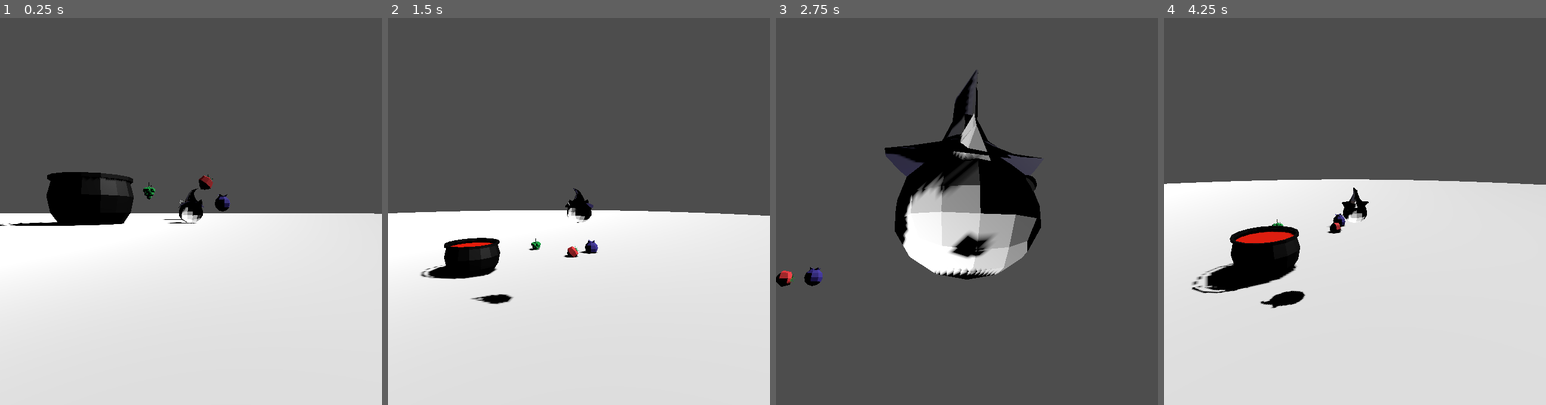
Above: before the commit, frames 1-4 (left to right).
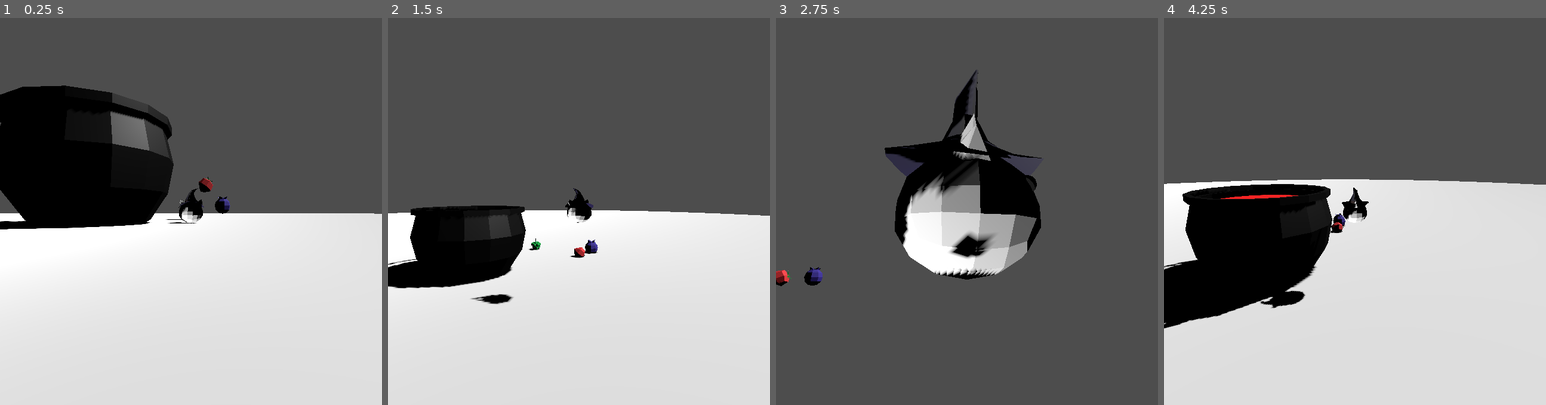
Above: after the commit, the same moments.

Repository: XMNNguyen/Godot-Wild-Jam-92
Game: Godot game, scene res://Scenes/main.tscn
The game is run twice, just before and just after one commit, with the same random seed, the same clock (stepped at 60 frames per second) and the same inputs.
Inputs (mouse positions are in pixels of both pictures, inside the frame that each line leads up to):
- Up to frame 1 (0.25 s): no input
- Up to frame 2 (1.5 s): move the mouse to (663, 192) at 0.52 s; hold D (move_right) 0.53-1.28 s; click (663, 192) at 0.6 s; tap Space (jump) at 0.77 s; move the mouse to (502, 230) at 1.27 s; hold S (move_down) from 1.28 s (still down); tap Shift (dash) at 1.35 s
- Up to frame 3 (2.75 s): tap Space (jump) at 1.52 s; click (890, 230) at 1.55 s; move the mouse to (1005, 126) at 2.02 s; release S (move_down) at 2.03 s; hold D (move_right) from 2.03 s (still down); click (1005, 126) at 2.1 s
- Up to frame 4 (4.25 s): move the mouse to (1335, 288) at 2.77 s; release D (move_right) at 2.78 s; hold W (move_up) 2.78-3.53 s; click (1335, 288) at 2.85 s; tap Space (jump) at 3.02, 3.77 s; move the mouse to (1469, 269) at 3.52 s; hold A (move_left) from 3.53 s (still down); tap Shift (dash) at 3.6 s; click (1469, 269) at 3.8 s

The runs differ from the first frame. In frame 1, 11% of the frame differs, in the area x 0-61%, y 17-55%; in frame 2, 4.9%; in frame 3, 0.1%; in frame 4, 9.3%.

Commit message:
fixed fruit throwing and color mixing

Diff:
--- a/godot-wild-jam-92/Scenes/Fruits/blueberry.tscn
+++ b/godot-wild-jam-92/Scenes/Fruits/blueberry.tscn
@@ -10,6 +10,7 @@
 collision_layer = 4
 collision_mask = 7
 script = ExtResource("1_ar2up")
+COLOR = Color(0, 0, 1, 1)
 FRUIT_NAME = "blueberry"
 metadata/_custom_type_script = "uid://qx3v4sr31i0s"
 
--- a/godot-wild-jam-92/Scenes/cauldron.tscn
+++ b/godot-wild-jam-92/Scenes/cauldron.tscn
@@ -27,3 +27,5 @@
 [node name="CollisionShape3D" type="CollisionShape3D" parent="Pot_Insert" unique_id=1467875517]
 transform = Transform3D(1, 0, 0, 0, 1, 0, 0, 0, 1, 0, 0.4044543, 0)
 shape = SubResource("CylinderShape3D_r1an6")
+
+[connection signal="body_entered" from="Pot_Insert" to="." method="_on_pot_insert_body_entered"]
--- a/godot-wild-jam-92/Scenes/level.tscn
+++ b/godot-wild-jam-92/Scenes/level.tscn
@@ -1,4 +1,7 @@
 [gd_scene format=3 uid="uid://bymv4u4xnm543"]
+
+[sub_resource type="PhysicsMaterial" id="PhysicsMaterial_51e2h"]
+rough = true
 
 [sub_resource type="StandardMaterial3D" id="StandardMaterial3D_51e2h"]
 
@@ -12,6 +15,7 @@
 [node name="Level" type="Node3D" unique_id=1568260822]
 
 [node name="Ground" type="StaticBody3D" parent="." unique_id=1170763996]
+physics_material_override = SubResource("PhysicsMaterial_51e2h")
 
 [node name="MeshInstance3D" type="MeshInstance3D" parent="Ground" unique_id=1670294222]
 transform = Transform3D(1, 0, 0, 0, 1, 0, 0, 0, 1, 0, -0.9483936, 0)
--- a/godot-wild-jam-92/Scenes/main.tscn
+++ b/godot-wild-jam-92/Scenes/main.tscn
@@ -25,7 +25,7 @@
 shadow_enabled = true
 
 [node name="Cauldron" parent="." unique_id=943779588 instance=ExtResource("3_8gbba")]
-transform = Transform3D(3, 0, 0, 0, 3, 0, 0, 0, 3, 0.022193909, 1.4951701, 0.18771744)
+transform = Transform3D(6, 0, 0, 0, 6, 0, 0, 0, 6, 0.05201006, 4.072322, 0.19804573)
 
 [node name="Grapes" parent="." unique_id=1333117928 instance=ExtResource("5_kry3j")]
 transform = Transform3D(2, 0, 0, 0, 2, 0, 0, 0, 2, 3.8812208, 2.831935, -12.186027)
--- a/godot-wild-jam-92/Scenes/player.tscn
+++ b/godot-wild-jam-92/Scenes/player.tscn
@@ -38,7 +38,7 @@
 shape = SubResource("CapsuleShape3D_6t5aa")
 
 [node name="PickupPoint" type="Node3D" parent="Pivot" unique_id=393226289]
-transform = Transform3D(1, 0, 0, 0, 1, 0, 0, 0, 1, 0, 0.9044435, -2.0216231)
+transform = Transform3D(1, 0, 0, 0, 1, 0, 0, 0, 1, 0, 0.71109295, -2.8572574)
 
 [node name="CollisionShape3D" type="CollisionShape3D" parent="." unique_id=1729149767]
 transform = Transform3D(1, 0, 0, 0, -4.371139e-08, -1, 0, 1, -4.371139e-08, 0, 1.3606449e-09, -0.03112793)
--- a/godot-wild-jam-92/Scripts/Assets/Cauldron/cauldron.gd
+++ b/godot-wild-jam-92/Scripts/Assets/Cauldron/cauldron.gd
@@ -1,12 +1,25 @@
 class_name Cauldron
 extends StaticBody3D
 
+var color : Color = Color(1, 0, 0)
+var color_mix_ratio = 0.6
 
 # Called when the node enters the scene tree for the first time.
 func _ready() -> void:
-	pass # Replace with function body.
+	change_color()
 
 
-# Called every frame. 'delta' is the elapsed time since the previous frame.
-func _process(delta: float) -> void:
-	pass
+func change_color(new_color : Color = Color(1,0,0)) -> void:
+	color = new_color
+	var material = StandardMaterial3D.new()
+	material.albedo_color = color
+	$Cauldron/Cylinder.set_surface_override_material(0, material)
+
+
+func _on_pot_insert_body_entered(body: Node3D) -> void:
+	if (body.is_in_group("fruit")):
+		# change color when fruit comes into contact
+		var new_color : Color = color.lerp(body.COLOR, 0.5)
+		change_color(new_color)
+		signals.fruit_collected.emit()
+		body.queue_free()
--- a/godot-wild-jam-92/Scripts/Assets/Fruits/fruit.gd
+++ b/godot-wild-jam-92/Scripts/Assets/Fruits/fruit.gd
@@ -6,7 +6,7 @@
 @export var COLOR : Color = Color.GOLD
 @export var SCORE : int = 1
 @export var FRUIT_NAME : String = "fruit"
-@export var MASS : float = 100.0
+@export var MASS : float = 1000.0
 
 var is_picked_up : bool = false
 
@@ -21,13 +21,3 @@
 		global_position = lerp(global_position, %Player/Pivot/PickupPoint.global_position, 1.0)
 	else:
 		$CollisionShape3D.disabled = false
-
-
-func _integrate_forces(state):
-	# add more drag to object
-	state.linear_velocity *= 0.9
-
-
-func absorbed() -> void:
-	#TODO: insert logic for adding to cauldron score here
-	queue_free()
--- a/godot-wild-jam-92/Scripts/player.gd
+++ b/godot-wild-jam-92/Scripts/player.gd
@@ -15,6 +15,10 @@
 @export var DASH_SPEED : float = 5.0
 @export var DASH_DURATION : float = 0.3
 @export var DASH_CD : float = 0.8
+
+# THROW VARS
+@export var THROW_SPEED : float = 10000
+@export var VELOCITY_SCALE : float = 1000
 
 var score := 0
 var num_jumps := 2
@@ -82,6 +86,7 @@
 	## ITEM PICKUP AND DROP
 	if Input.is_action_just_pressed("pickup") and picked_up:
 		picked_up.is_picked_up = false
+		picked_up.apply_central_impulse((-$Pivot.global_transform.basis.z * THROW_SPEED) + (Vector3(velocity.x, 20, velocity.z) * VELOCITY_SCALE))
 		picked_up = null
 	elif Input.is_action_just_pressed("pickup") and target:
 		target.is_picked_up = true
--- a/godot-wild-jam-92/Scripts/signals.gd
+++ b/godot-wild-jam-92/Scripts/signals.gd
@@ -1,4 +1,4 @@
 class_name Signals
 extends Node
 
-signal in_pickup_radius()
+signal fruit_collected()
